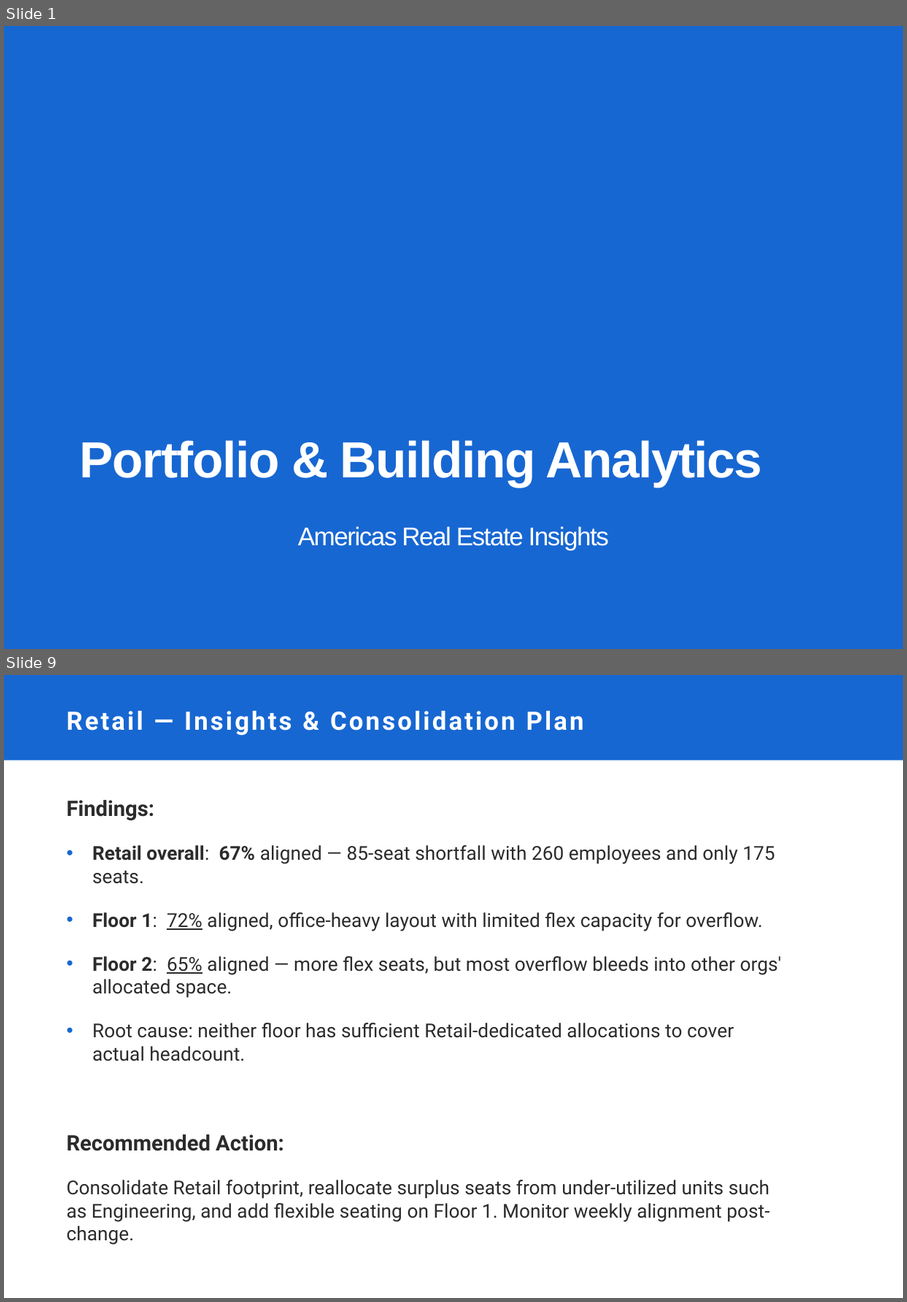
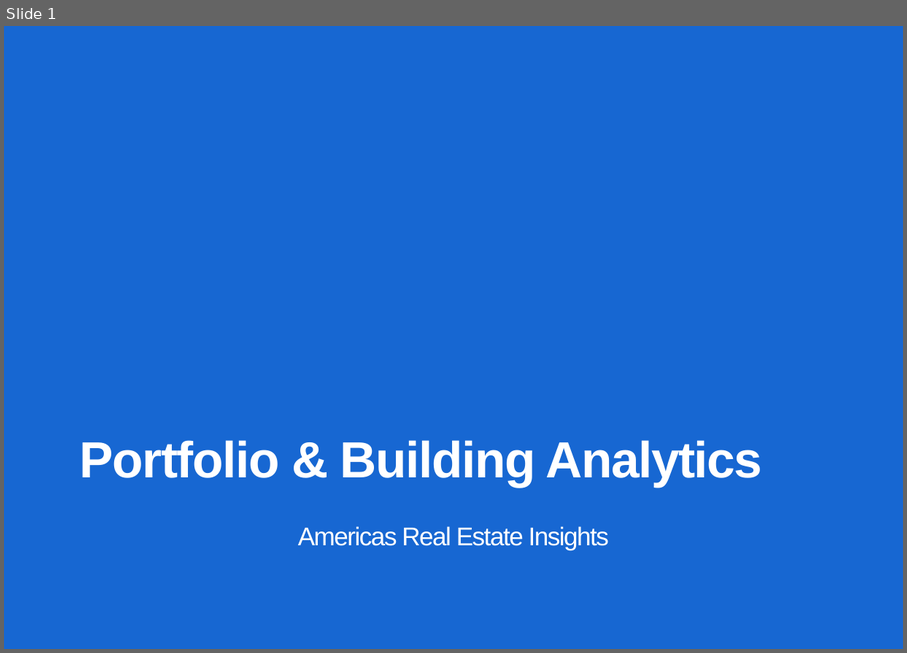
Before and after one commit to parokshs/conversational-ui, a slide deck: src/demo/presentation/assets/CWP_Template.pptx. Shown one above the other, each under a label of ours: slides 1 and 9 before the commit, slide 1 after it; the slides between them are not shown. The pictures are 907x1302 and 907x653 pixels, drawn with LibreOffice and Linux fonts; fonts in the diff are those of the drawing; background and template pictures are left out; a plain dark background stands for a picture behind light text. Boxes give left, top, right and bottom in pixels: in the first picture for what was removed or moved away, otherwise in the second. Text is boxed around its words. In the diff, an @@ line names an element or a change of style, - is before the commit and + after.

```diff
--- a/src/demo/presentation/assets/CWP_Template.pptx
+++ b/src/demo/presentation/assets/CWP_Template.pptx
@@ slide 9 removed at (4,675,903,1298), background #FFFFFF @@
@@ rectangle removed at (4,675,903,760) @@
@@ title removed at (67,711,584,736) @@
-Retail — Insights & Consolidation Plan
@@ text removed at (67,800,782,1244) @@
-Findings:
-• Retail overall: 67% aligned — 85-seat shortfall with 260 employees and only 175 seats.
-• Floor 1: 72% aligned, office-heavy layout with limited flex capacity for overflow.
-• Floor 2: 65% aligned — more flex seats, but most overflow bleeds into other orgs' allocated space.
-• Root cause: neither floor has sufficient Retail-dedicated allocations to cover actual headcount.
-Recommended Action:
-Consolidate Retail footprint, reallocate surplus seats from under-utilized units such as Engineering, and add flexible seating on Floor 1. Monitor weekly alignment post-change.
```
Also in this commit, not shown: 4 slides changed, 1 slide added, 6 other slides removed, 29 other files.
